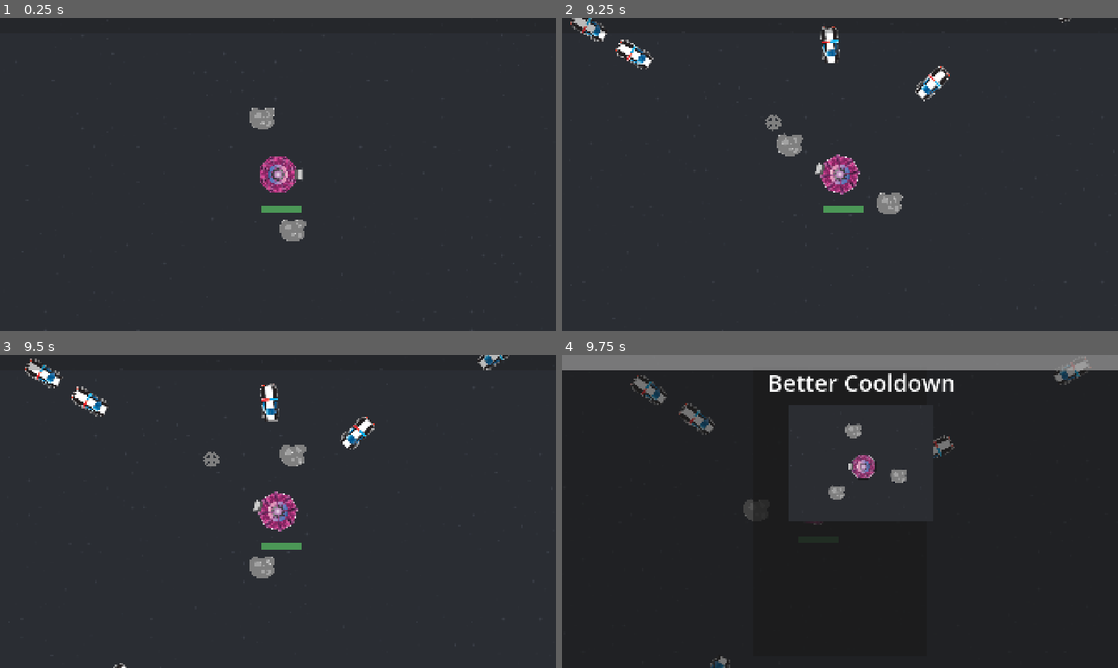
Above: before the commit, frames 1-4 (two rows, left to right).
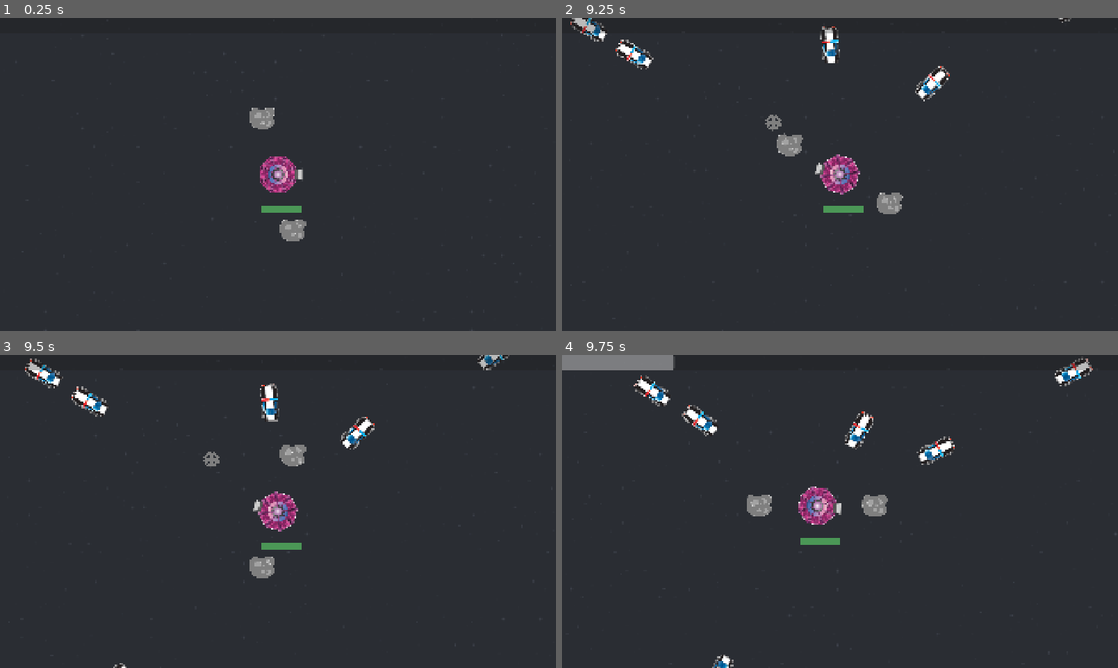
Above: after the commit, the same moments.

Repository: two-sticks-and-a-rock/space-arcade
Game: Godot game, scene res://scenes/main.tscn
Two runs of this game, one before a commit and one after it. Both use one fixed random seed, a clock stepped at 60 frames per second and the inputs below.
Inputs (mouse positions are in pixels of both pictures, inside the frame that each line leads up to):
- Up to frame 1 (0.25 s): no input
- Up to frame 2 (9.25 s): move the mouse to (812, 237) at 0.52 s; press the mouse at (812, 237) at 0.53 s; move the mouse to (1006, 221) at 1.27 s; release the mouse at (1006, 221) at 1.28 s; click (1006, 221) at 1.35 s; move the mouse to (673, 127) at 2.02 s; press the mouse at (673, 127) at 2.03 s; move the mouse to (867, 174) at 2.77 s; release the mouse at (867, 174) at 2.78 s; click (867, 174) at 2.85 s; move the mouse to (756, 96) at 3.52 s; press the mouse at (756, 96) at 3.53 s; tap Escape (pause) at 4.15 s; release the mouse at (756, 96) at 4.25 s; click "Restart" at 4.25 s; move the mouse to (962, 158) at 5.02 s; click (962, 158) at 5.1 s; move the mouse to (728, 190) at 5.77 s; press the mouse at (728, 190) at 5.78 s; move the mouse to (895, 105) at 6.52 s; release the mouse at (895, 105) at 6.53 s; click (895, 105) at 6.6 s; move the mouse to (812, 237) at 7.27 s; press the mouse at (812, 237) at 7.28 s; move the mouse to (1006, 221) at 8.02 s; release the mouse at (1006, 221) at 8.03 s; click (1006, 221) at 8.1 s; move the mouse to (673, 127) at 8.77 s; press the mouse at (673, 127) at 8.78 s
- Up to frame 3 (9.5 s): no input
- Up to frame 4 (9.75 s): move the mouse to (867, 511) at 9.52 s; release the mouse at (867, 511) at 9.53 s; click (867, 511) at 9.6 s

Frames 1-3 are identical in both runs. In frame 4, 8.4% of the frame differs, in the area x 0-100%, y 0-100%.

Commit message:
handle when no upgrades left

Diff:
--- a/scenes/EVENT_BUS.gd
+++ b/scenes/EVENT_BUS.gd
@@ -1,3 +1,4 @@
 extends Node
 
 signal level_up
+signal finish_level_up
--- a/scenes/menu.gd
+++ b/scenes/menu.gd
@@ -6,6 +6,7 @@
 
 func _ready():
 	EventBus.level_up.connect(_on_player_level_up)
+	EventBus.finish_level_up.connect(_on_player_finish_level_up)
 
 func _input(_event: InputEvent) -> void:
 	if (prevent_input):
@@ -18,5 +19,8 @@
 func _on_player_level_up():
 	prevent_input = true
 
+func _on_player_finish_level_up():
+	prevent_input = false
+
 func _on_restart_button_pressed():
 	main.free_enemies()
--- a/scenes/upgrade_menu/upgrade_menu.gd
+++ b/scenes/upgrade_menu/upgrade_menu.gd
@@ -3,9 +3,17 @@
 @onready var upgrade_panel_scene : PackedScene = load("res://scenes/upgrade_menu/upgrade_panel.tscn")
 @onready var h_container : HBoxContainer = $PanelContainer/HBoxContainer
 
+var hit_max_level : bool = false
+
 func _ready():
 	EventBus.level_up.connect(_on_player_level_up)
+	EventBus.finish_level_up.connect(_on_player_finish_level_up)
 	visible = false
+
+func clear_upgrade_panels():
+	for child in h_container.get_children():
+		if child is Button:
+			child.queue_free()
 
 func populate_upgrade_panels():
 	# get the players list of weapons
@@ -16,12 +24,14 @@
 
 	# get all potential upgrades for those weapons
 	var possible_upgrade_sets = []
+	var all_possible_upgrades_length = 0
 	var upgrade_set_name_to_weapon: Dictionary[String, PlayerWeapon] = {}
 	for weapon in player_weapons:
 		var weapon_upgrade_sets = weapon.possible_upgrade_sets.filter(
 			func(upgrade_set):
 				return !upgrade_set.applied
 		)
+
 		if (weapon_upgrade_sets.size() == 0):
 			continue
 
@@ -29,6 +39,7 @@
 
 		# Just get the first non-applied weapon upgrade set per weapon
 		possible_upgrade_sets.append(weapon_upgrade_sets[0])
+		all_possible_upgrades_length += weapon_upgrade_sets.size()
 
 	# TODO: handle non-weapon upgrades
 
@@ -56,12 +67,26 @@
 			weapon.upgrades += possible_upgrade_set.upgrades
 			possible_upgrade_set.applied = true
 
+			weapon._reset()
+			if (all_possible_upgrades_length <= 1):
+				hit_max_level = true
+			EventBus.finish_level_up.emit()
+
+
 		upgrade_panel.pressed.connect(_on_pressed)
 
 		h_container.add_child(upgrade_panel)
 
 
 func _on_player_level_up():
+	if (hit_max_level):
+		return
+
 	populate_upgrade_panels()
 	visible = true
 	get_tree().paused = true
+
+func _on_player_finish_level_up():
+	clear_upgrade_panels()
+	visible = false
+	get_tree().paused = false
--- a/scenes/xp/XP.gd
+++ b/scenes/xp/XP.gd
@@ -1,6 +1,6 @@
 extends Node
 
-var GEAR_VALUE = 20
+var GEAR_VALUE = 1
 var XP_MAGNET_SPEED = 0.1
 
 var xp_to_scene_file = {
